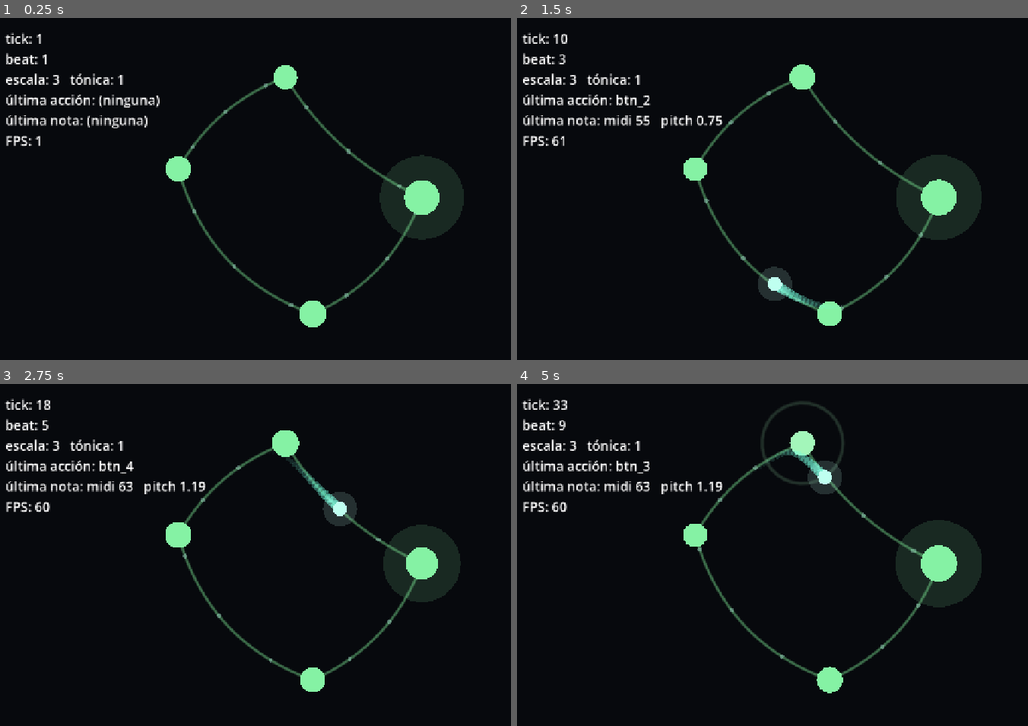
Above: before the commit, frames 1-4 (two rows, left to right).
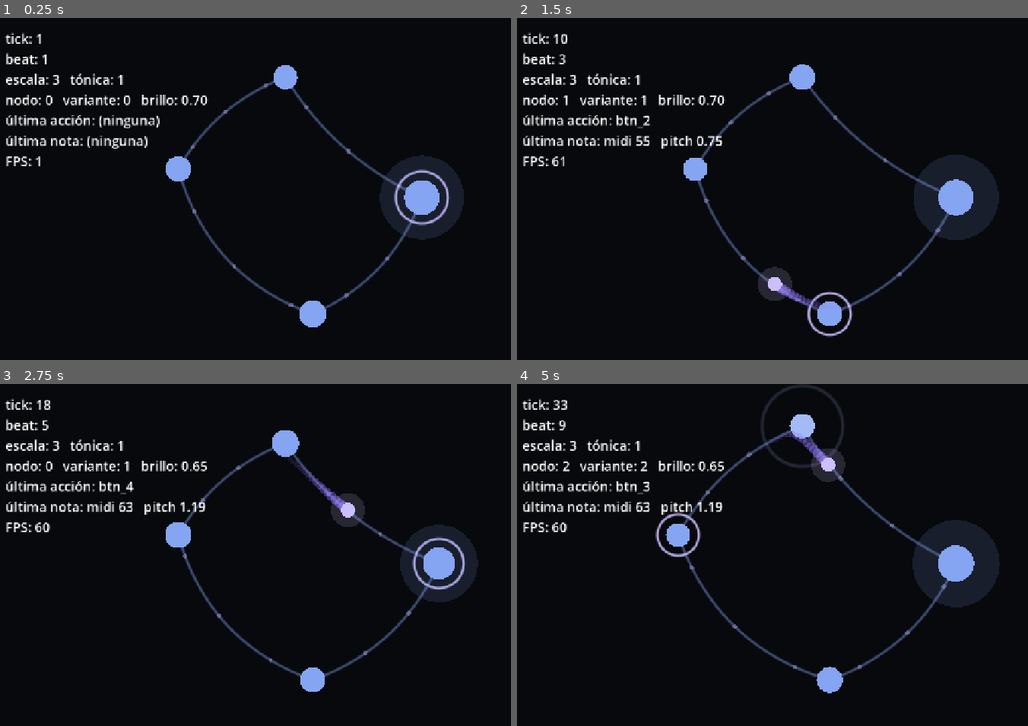
Above: after the commit, the same moments.

Repository: maximorales36-png/Arcumai-Organismo
Game: Godot game, scene res://src/view/main.tscn
The game is run twice, just before and just after one commit, with the same random seed, the same clock (stepped at 60 frames per second) and the same inputs.
Inputs:
- Up to frame 1 (0.25 s): no input
- Up to frame 2 (1.5 s): hold D (joy_right) 0.53-1.28 s; tap H (btn_1) at 0.6 s; tap J (btn_2) at 0.8, 1.35 s; hold S (joy_down) from 1.28 s (still down)
- Up to frame 3 (2.75 s): tap K (btn_3) at 1.55, 2.1 s; release S (joy_down) at 2.03 s; hold D (joy_right) from 2.03 s (still down); tap L (btn_4) at 2.3 s
- Up to frame 4 (5 s): release D (joy_right) at 2.78 s; hold W (joy_up) 2.78-3.53 s; tap L (btn_4) at 2.85 s; tap H (btn_1) at 3.05, 3.6 s; hold A (joy_left) from 3.53 s (still down); tap J (btn_2) at 3.8, 4.35 s; tap K (btn_3) at 4.55 s

The runs differ from the first frame. In frame 1, 4.3% of the frame differs, in the area x 1-89%, y 13-91%; in frame 2, 7.2%; in frame 3, 7.1%; in frame 4, 9.5%, in the area x 1-95%, y 0-91%.

Commit message:
M5: interaccion micro (router de input, seleccion por vecindad, arrastre, origen, variante, brillo, rechazo, T-16)

Diff:
--- /dev/null
+++ b/src/audio/organism_bus.gd
@@ -0,0 +1,32 @@
+# Bus de audio propio de un organismo (R-26): un pasabajos cuyo corte depende
+# del brillo. Cada organismo tendrá el suyo cuando haya varios (M6/M7); por
+# ahora la escena crea uno solo.
+# Recibe el nombre del bus al construirse; no reproduce sonido.
+
+class_name OrganismBus
+extends RefCounted
+
+var bus_index: int = -1
+
+var _filter: AudioEffectLowPassFilter
+
+
+func _init(bus_name: String) -> void:
+	AudioServer.add_bus()
+	bus_index = AudioServer.get_bus_count() - 1
+	AudioServer.set_bus_name(bus_index, bus_name)
+	_filter = AudioEffectLowPassFilter.new()
+	AudioServer.add_bus_effect(bus_index, _filter)
+	set_brightness(Config.BRIGHTNESS_DEFAULT)
+
+
+func set_brightness(brightness: float) -> void:
+	_filter.cutoff_hz = Config.cutoff_hz(brightness)
+
+
+func cutoff_hz() -> float:
+	return _filter.cutoff_hz
+
+
+func bus_name() -> String:
+	return AudioServer.get_bus_name(bus_index)
--- a/src/audio/voice_pool.gd
+++ b/src/audio/voice_pool.gd
@@ -35,6 +35,12 @@
 	return 0 if _allocator == null else _allocator.active_count()
 
 
+# Enruta todas las voces al bus del organismo (R-26: brillo por bus).
+func set_bus(bus_name: String) -> void:
+	for player in _players:
+		player.bus = bus_name
+
+
 # Al desmontar el pool se cortan las voces y se sueltan los streams: si no, un
 # sonido en curso queda vivo en el servidor de audio después de cerrar.
 func _exit_tree() -> void:
--- a/src/core/config.gd
+++ b/src/core/config.gd
@@ -44,6 +44,8 @@
 # --- Audio ---
 const VOICE_CAP := 16
 const SAMPLE_ROOT_MIDI := 60
+const FAMILY_COUNT := 3
+const VARIANT_COUNT := 3
 const FOCUS_OTHERS_DB := -9.0
 const FOCUS_OTHERS_LPF_HZ := 1200.0
 const FOCUS_FADE_S := 0.4
@@ -78,6 +80,10 @@
 	"btn_4",
 ]
 
+# Los 4 botones, separados del joystick: el router los lee por flanco y las
+# direcciones por nivel.
+const BUTTON_ACTIONS := ["btn_1", "btn_2", "btn_3", "btn_4"]
+
 
 # Radio máximo del organismo: crece con la cantidad de pulsos (R_MAX(n)).
 static func r_max(n: int) -> float:
@@ -88,3 +94,8 @@
 static func base_midi(n: int) -> int:
 	var t := float(n - 2) / 6.0
 	return int(round(lerp(60.0, 36.0, t)))
+
+
+# R-26: el brillo mueve el corte del pasabajos entre 800 Hz y 16 kHz.
+static func cutoff_hz(brightness: float) -> float:
+	return 800.0 * pow(20.0, clampf(brightness, 0.0, 1.0))
--- /dev/null
+++ b/src/core/micro_session.gd
@@ -0,0 +1,111 @@
+# Reglas de interacción Micro (R-19, R-22, R-26, R-30, R-31, R-32, R-35).
+# Mantiene la selección, el estado de los gestos, la variante de cada nodo y el
+# brillo; aplica los cambios al OrganismModel y emite señales para la vista y
+# el audio. No conoce nodos de escena ni reproduce sonido.
+# Recibe eventos del InputRouter y el delta de la escena (el delta es parte de
+# la regla de arrastre de R-22, no del tiempo musical).
+
+class_name MicroSession
+extends RefCounted
+
+signal selection_changed(node_index: int)
+signal origin_changed(node_index: int)
+signal variant_changed(node_index: int, variant: int)
+signal brightness_changed(brightness: float)
+signal rejected
+
+var selected: int = 0
+
+var _model: OrganismModel
+var _variants: Array[int] = []
+var _brightness := Config.BRIGHTNESS_DEFAULT
+var _dragging := false
+var _moved_during_press := false
+var _adjusting_brightness := false
+
+
+func _init(model: OrganismModel) -> void:
+	_model = model
+	_variants.resize(model.n)
+	_variants.fill(0)
+
+
+func variant_of(node_index: int) -> int:
+	return _variants[posmod(node_index, _model.n)]
+
+
+func brightness() -> float:
+	return _brightness
+
+
+func is_dragging() -> bool:
+	return _dragging
+
+
+# R-30: un empuje mueve la selección al nodo vecino en esa dirección. Con B1 o
+# B3 apretados el joystick tiene otro verbo, así que no navega.
+func nav_step(direction: Vector2) -> void:
+	if _dragging or _adjusting_brightness:
+		return
+	var next := Selection.pick(_model.nodes[selected], direction, _model.nodes)
+	if next < 0:
+		rejected.emit()
+		return
+	selected = next
+	selection_changed.emit(selected)
+
+
+func b1_pressed() -> void:
+	_dragging = true
+	_moved_during_press = false
+
+
+# R-32: se decide al soltar. Si el joystick se movió en algún momento de la
+# pulsación fue arrastre; si no, el nodo seleccionado pasa a ser el origen.
+func b1_released() -> void:
+	if not _dragging:
+		return
+	_dragging = false
+	if _moved_during_press:
+		return
+	_model.set_origin(selected)
+	origin_changed.emit(selected)
+
+
+func b2_pressed() -> void:
+	_variants[selected] = (_variants[selected] + 1) % Config.VARIANT_COUNT
+	variant_changed.emit(selected, _variants[selected])
+
+
+func b3_pressed() -> void:
+	_adjusting_brightness = true
+
+
+func b3_released() -> void:
+	_adjusting_brightness = false
+
+
+# B4 vuelve a Macro, que todavía no existe: por ahora es rechazo (R-31).
+func b4_pressed() -> void:
+	rejected.emit()
+
+
+# Una vez por frame: aplica arrastre (R-22) o brillo (R-35) según el gesto.
+func update(direction: Vector2, delta: float) -> void:
+	if _dragging:
+		if direction != Vector2.ZERO:
+			# Cuenta como movimiento aunque la geometría impida mover el nodo:
+			# R-32 habla del joystick, no de la posición resultante.
+			_moved_during_press = true
+			_model.move_node(selected, direction, delta)
+	elif _adjusting_brightness and direction.y != 0.0:
+		# Arriba es -y en pantalla, y arriba tiene que aclarar.
+		_set_brightness(_brightness - direction.y * Config.BRIGHTNESS_SPEED * delta)
+
+
+func _set_brightness(value: float) -> void:
+	var clamped := clampf(value, 0.0, 1.0)
+	if is_equal_approx(clamped, _brightness):
+		return
+	_brightness = clamped
+	brightness_changed.emit(_brightness)
--- /dev/null
+++ b/src/input/input_router.gd
@@ -0,0 +1,72 @@
+# Router de input (R-30): traduce las 8 acciones a eventos semánticos.
+# Emite un paso de navegación al empujar el joystick y lo repite mientras se
+# mantiene (primero a NAV_REPEAT_FIRST_MS, después cada NAV_REPEAT_MS).
+# También informa los flancos de los botones y la dirección actual, que usan
+# el arrastre y el brillo. No conoce reglas: la sesión decide qué hacer.
+
+class_name InputRouter
+extends RefCounted
+
+signal nav_step(direction: Vector2)
+signal stick_changed(direction: Vector2)
+signal button_pressed(action: String)
+signal button_released(action: String)
+
+const REPEAT_FIRST_S := Config.NAV_REPEAT_FIRST_MS / 1000.0
+const REPEAT_S := Config.NAV_REPEAT_MS / 1000.0
+
+var _direction := Vector2.ZERO
+var _held_s := 0.0
+var _next_repeat_s := REPEAT_FIRST_S
+var _pressed: Dictionary = {}
+
+
+func update(delta: float) -> void:
+	# Los botones primero: si B1 y el joystick llegan en el mismo frame, el
+	# gesto ya está activo y el empuje se interpreta como arrastre, no como
+	# navegación (R-32).
+	_update_buttons()
+	_update_stick(delta)
+
+
+func _update_stick(delta: float) -> void:
+	var direction := read_direction()
+	if direction != _direction:
+		_direction = direction
+		stick_changed.emit(direction)
+		_held_s = 0.0
+		_next_repeat_s = REPEAT_FIRST_S
+		if direction != Vector2.ZERO:
+			nav_step.emit(direction)
+		return
+
+	if direction == Vector2.ZERO:
+		return
+
+	_held_s += delta
+	while _held_s >= _next_repeat_s:
+		nav_step.emit(direction)
+		_next_repeat_s += REPEAT_S
+
+
+func _update_buttons() -> void:
+	for action in Config.BUTTON_ACTIONS:
+		var is_down := Input.is_action_pressed(action)
+		var was_down: bool = _pressed.get(action, false)
+		if is_down == was_down:
+			continue
+		_pressed[action] = is_down
+		if is_down:
+			button_pressed.emit(action)
+		else:
+			button_released.emit(action)
+
+
+# Vector de 8 direcciones: con joystick digital alcanza con el signo de cada
+# eje, y se normaliza para que la diagonal no arrastre más rápido (R-22).
+static func read_direction() -> Vector2:
+	var x := Input.get_action_strength("joy_right") - Input.get_action_strength("joy_left")
+	var y := Input.get_action_strength("joy_down") - Input.get_action_strength("joy_up")
+	if is_zero_approx(x) and is_zero_approx(y):
+		return Vector2.ZERO
+	return Vector2(signf(x), signf(y)).normalized()
--- /dev/null
+++ b/src/input/selection.gd
@@ -0,0 +1,42 @@
+# Selección por vecindad (R-30): elige el candidato más alineado con el empuje
+# del joystick, con un máximo de 60° y desempate por cercanía a la referencia.
+# Es una función pura, sin estado: la usan tanto los nodos (Micro) como los
+# organismos (Macro). Devuelve el índice del candidato o -1 si no hay ninguno.
+# No conoce escenas, audio ni el modelo: recibe posiciones y una dirección.
+
+class_name Selection
+extends RefCounted
+
+const MAX_ANGLE_DEGREES := 60.0
+const EPSILON := 1e-4
+
+
+static func pick(reference: Vector2, direction: Vector2, candidates: Array[Vector2]) -> int:
+	if direction.length_squared() <= 0.0:
+		return -1
+
+	var best := -1
+	var best_angle := MAX_ANGLE_DEGREES + EPSILON
+	var best_distance := INF
+
+	for i in candidates.size():
+		var offset := candidates[i] - reference
+		var distance := offset.length()
+		# El candidato en la misma posición es la referencia, no un vecino.
+		if distance <= EPSILON:
+			continue
+
+		var angle := rad_to_deg(absf(direction.angle_to(offset)))
+		if angle > MAX_ANGLE_DEGREES + EPSILON:
+			continue
+
+		# Gana el ángulo menor; si empatan, el más cercano a la referencia.
+		if angle < best_angle - EPSILON:
+			best = i
+			best_angle = angle
+			best_distance = distance
+		elif absf(angle - best_angle) <= EPSILON and distance < best_distance:
+			best = i
+			best_distance = distance
+
+	return best
--- a/src/view/main.gd
+++ b/src/view/main.gd
@@ -1,20 +1,25 @@
-# Escena de depuración de M4: un organismo que suena y muestra su pulso.
-# Crea el OrganismModel con semilla fija, sortea escala y tónica (R-24), lo
-# dibuja con OrganismView y toca el placeholder de la familia 1 en cada disparo.
-# La vista recibe la fase continua del reloj (R-21); el delta solo anima.
+# Escena de depuración de M5: un organismo jugable en vista Micro.
+# Crea el modelo, el router de input, la sesión y el bus del organismo; traduce
+# los gestos a reglas (selección, arrastre, origen, variante, brillo, rechazo)
+# y los refleja en la vista y el audio. Las reglas viven en MicroSession.
 
 extends Control
 
 const ORGANISM_ID := 1
 const DEV_SEED := 20260101
-const PLACEHOLDER_SAMPLE := "res://audio/placeholder/family_1_0.wav"
+const FAMILY := 1
+const SAMPLE_PATH := "res://audio/placeholder/family_%d_%d.wav"
 # El metrónomo queda bajo para no tapar las notas del organismo.
 const NODE_SAMPLE_DB := -6.0
 const METRONOME_DB := -18.0
+const REJECT_DB := -18.0
+const REJECT_FREQ_HZ := 110.0
+const REJECT_SEC := 0.09
 
 @onready var _tick_label: Label = $Overlay/TickLabel
 @onready var _beat_label: Label = $Overlay/BeatLabel
 @onready var _scale_label: Label = $Overlay/ScaleLabel
+@onready var _session_label: Label = $Overlay/SessionLabel
 @onready var _action_label: Label = $Overlay/ActionLabel
 @onready var _note_label: Label = $Overlay/NoteLabel
 @onready var _fps_label: Label = $Overlay/FpsLabel
@@ -23,10 +28,15 @@
 @onready var _voices: VoicePool = $VoicePool
 
 var _clock := Clock.new()
+var _router := InputRouter.new()
 var _model: OrganismModel
-var _sample: AudioStream
+var _session: MicroSession
+var _bus: OrganismBus
+var _samples: Array[AudioStream] = []
+var _reject_stream: AudioStream
 var _scale: Array = []
 var _tonic: int = 0
+var _stick := Vector2.ZERO
 
 
 func _ready() -> void:
@@ -34,6 +44,7 @@
 	_note_label.text = "última nota: (ninguna)"
 	_metronome.stream = ClickStream.make()
 	_metronome.volume_db = METRONOME_DB
+	_reject_stream = ClickStream.make(REJECT_FREQ_HZ, REJECT_SEC)
 	_clock.tick_emitted.connect(_on_tick_emitted)
 
 	# La escala y la tónica se sortean una vez por sesión y no cambian (R-24).
@@ -44,19 +55,41 @@
 	_tonic = rng.randi_range(0, 11)
 	_scale_label.text = "escala: %d   tónica: %d" % [scale_index + 1, _tonic]
 
-	_sample = load(PLACEHOLDER_SAMPLE)
+	for variant in Config.VARIANT_COUNT:
+		_samples.append(load(SAMPLE_PATH % [FAMILY, variant]))
+
 	_model = OrganismModel.new(ORGANISM_ID, Config.N_DEFAULT, _clock.tick, rng)
 	_model.node_fired.connect(_on_node_fired)
-	_view.setup(_model, 0)
+	_session = MicroSession.new(_model)
+	_session.selection_changed.connect(_on_selection_changed)
+	_session.origin_changed.connect(_on_origin_changed)
+	_session.variant_changed.connect(_on_variant_changed)
+	_session.brightness_changed.connect(_on_brightness_changed)
+	_session.rejected.connect(_on_rejected)
+
+	# R-26: el organismo suena a través de su propio bus con pasabajos.
+	_bus = OrganismBus.new("organism_%d" % ORGANISM_ID)
+	_voices.set_bus(_bus.bus_name())
+
+	_router.nav_step.connect(_session.nav_step)
+	_router.stick_changed.connect(_on_stick_changed)
+	_router.button_pressed.connect(_on_button_pressed)
+	_router.button_released.connect(_on_button_released)
+
+	_view.setup(_model, FAMILY)
+	_view.set_selection(_session.selected)
+	_update_session_label()
 
 	_center_view()
 	get_viewport().size_changed.connect(_center_view)
 
 
 # El reloj se alimenta con el delta real: es el único lugar donde el delta
-# decide tiempo musical (R-02). La vista lo usa solo para animar.
+# decide tiempo musical (R-02). La sesión lo usa solo para arrastre y brillo.
 func _process(delta: float) -> void:
 	_clock.advance(delta)
+	_router.update(delta)
+	_session.update(_stick, delta)
 	_fps_label.text = "FPS: %d" % Engine.get_frames_per_second()
 	_view.update_visuals(_current_phase_f(), delta)
 
@@ -82,9 +115,74 @@
 # el nodo, la nota nueva sale sola (R-23) sin recalcular nada por tick.
 func _on_node_fired(_organism_id: int, node_index: int, _tick: int, _is_echo: bool) -> void:
 	_view.flash(node_index)
+	_play_node(node_index)
+
+
+# Cada nodo suena con su variante (R-25); el preview de B2 usa este mismo
+# camino para que el cambio se escuche en menos de un segundo.
+func _play_node(node_index: int) -> void:
 	var midi := PitchMapping.midi_for_node(_model.nodes[node_index].y, _model.n, _scale, _tonic)
-	_voices.play(_sample, PitchMapping.pitch_scale_for_midi(midi), NODE_SAMPLE_DB)
-	_note_label.text = "última nota: midi %d   pitch %.2f" % [midi, PitchMapping.pitch_scale_for_midi(midi)]
+	var pitch := PitchMapping.pitch_scale_for_midi(midi)
+	_voices.play(_samples[_session.variant_of(node_index)], pitch, NODE_SAMPLE_DB)
+	_note_label.text = "última nota: midi %d   pitch %.2f" % [midi, pitch]
+
+
+func _on_stick_changed(direction: Vector2) -> void:
+	_stick = direction
+
+
+func _on_button_pressed(action: String) -> void:
+	match action:
+		"btn_1":
+			_session.b1_pressed()
+		"btn_2":
+			_session.b2_pressed()
+		"btn_3":
+			_session.b3_pressed()
+		"btn_4":
+			# B4 vuelve a Macro, que todavía no existe: la sesión da rechazo.
+			_session.b4_pressed()
+
+
+func _on_button_released(action: String) -> void:
+	match action:
+		"btn_1":
+			_session.b1_released()
+		"btn_3":
+			_session.b3_released()
+
+
+func _on_selection_changed(node_index: int) -> void:
+	_view.set_selection(node_index)
+	_update_session_label()
+
+
+func _on_origin_changed(_node_index: int) -> void:
+	_update_session_label()
+
+
+func _on_variant_changed(node_index: int, _variant: int) -> void:
+	_update_session_label()
+	_play_node(node_index)
+
+
+func _on_brightness_changed(brightness: float) -> void:
+	_bus.set_brightness(brightness)
+	_update_session_label()
+
+
+# R-31: sonido corto, grave y bajo más temblor sobre el nodo seleccionado.
+func _on_rejected() -> void:
+	_voices.play(_reject_stream, 1.0, REJECT_DB)
+	_view.shake(_session.selected)
+
+
+func _update_session_label() -> void:
+	_session_label.text = "nodo: %d   variante: %d   brillo: %.2f" % [
+		_session.selected,
+		_session.variant_of(_session.selected),
+		_session.brightness(),
+	]
 
 
 # El organismo se dibuja en coordenadas locales; el nodo 0 va al centro de la
--- a/src/view/main.tscn
+++ b/src/view/main.tscn
@@ -30,7 +30,7 @@
 offset_left = 24.0
 offset_top = 24.0
 offset_right = 824.0
-offset_bottom = 260.0
+offset_bottom = 330.0
 
 [node name="TickLabel" type="Label" parent="Overlay"]
 layout_mode = 2
@@ -46,6 +46,11 @@
 layout_mode = 2
 theme_override_font_sizes/font_size = 28
 text = "escala: 0   tónica: 0"
+
+[node name="SessionLabel" type="Label" parent="Overlay"]
+layout_mode = 2
+theme_override_font_sizes/font_size = 28
+text = "nodo: 0   variante: 0   brillo: 0.70"
 
 [node name="ActionLabel" type="Label" parent="Overlay"]
 layout_mode = 2
--- a/src/view/organism_view.gd
+++ b/src/view/organism_view.gd
@@ -41,6 +41,15 @@
 const FLOW_DOTS := 3
 const FLOW_DOT_RADIUS := 1.6
 const FLOW_ALPHA := 0.35
+
+# Anillo de selección: el nodo que el joystick está apuntando.
+const SELECTION_GAP := 6.0
+const SELECTION_WIDTH := 1.5
+
+# Temblor de rechazo (R-31): 150 ms sobre el nodo seleccionado.
+const SHAKE_TIME := 0.15
+const SHAKE_HZ := 12.0
+const SHAKE_AMPLITUDE := 4.0
 
 var _model: OrganismModel
 var _base_hue := 0.38
@@ -50,6 +59,9 @@
 var _has_head := false
 var _trail: Array[Vector2] = []
 var _flash: Array[float] = []
+var _selected := 0
+var _shake_node := -1
+var _shake_left := 0.0
 
 
 func setup(model: OrganismModel, family: int = 0) -> void:
@@ -61,6 +73,12 @@
 	_flash.fill(0.0)
 	_trail.clear()
 	_has_head = false
+	_selected = 0
+	queue_redraw()
+
+
+func set_selection(node_index: int) -> void:
+	_selected = node_index
 	queue_redraw()
 
 
@@ -72,6 +90,13 @@
 		_flash[index] = 1.0
 
 
+func shake(node_index: int) -> void:
+	if _model == null:
+		return
+	_shake_node = posmod(node_index, _model.n)
+	_shake_left = SHAKE_TIME
+
+
 # Avanza la animación visual. `phi_f` es la fase continua que calcula la escena
 # (R-21); `delta` solo mueve el suavizado, el brillo y las motas.
 func update_visuals(phi_f: float, delta: float) -> void:
@@ -79,6 +104,7 @@
 		return
 	_time += delta
 	_phase = phi_f
+	_shake_left = maxf(0.0, _shake_left - delta)
 	_update_head(phi_f, delta)
 	for i in _flash.size():
 		_flash[i] = maxf(0.0, _flash[i] - delta * FLASH_DECAY)
@@ -138,7 +164,7 @@
 
 func _draw_nodes() -> void:
 	for i in _model.n:
-		var node := _model.nodes[i]
+		var node := _model.nodes[i] + _shake_offset(i)
 		var breath := 1.0 + BREATH_DEPTH * sin(_time * BREATH_SPEED + float(i) * BREATH_PHASE_STEP)
 		var swell := 1.0 + ANTICIPATION_DEPTH * _anticipation(i)
 		var is_origin := i == _model.origin
@@ -146,6 +172,9 @@
 		var radius := base_radius * breath * swell
 		var color := _node_color().lerp(Color.WHITE, _flash[i])
 
+		if i == _selected:
+			# El anillo dice qué nodo va a recibir el próximo gesto.
+			draw_arc(node, radius + SELECTION_GAP, 0.0, TAU, 40, Color(_pulse_color(), 0.85), SELECTION_WIDTH, true)
 		if is_origin:
 			draw_circle(node, radius * ORIGIN_HALO, Color(color, 0.14))
 		if _flash[i] > 0.0:
@@ -170,6 +199,14 @@
 	draw_circle(_head, HEAD_RADIUS, color)
 
 
+# Temblor de rechazo (R-31): oscilación horizontal corta que se apaga.
+func _shake_offset(node_index: int) -> Vector2:
+	if node_index != _shake_node or _shake_left <= 0.0:
+		return Vector2.ZERO
+	var strength := _shake_left / SHAKE_TIME
+	return Vector2(sin(_time * TAU * SHAKE_HZ) * SHAKE_AMPLITUDE * strength, 0.0)
+
+
 # Cuánto falta (en ticks) para que el pulso llegue a este nodo, como hinchazón
 # de 0 a 1 durante el último tick. Se usa fposmod para que la anticipación
 # también funcione al final del ciclo, cuando el arranque ya pasó.
--- /dev/null
+++ b/tests/test_selection.gd
@@ -0,0 +1,106 @@
+# Test de selección por vecindad (R-30): T-16.
+# Comprueba el límite de 60°, el desempate por cercanía y los casos de 0, 1 y
+# varios candidatos. Usa posiciones sintéticas para que los ángulos sean exactos.
+# Contrato: `extends RefCounted` con `run() -> Array[Dictionary]`.
+
+extends RefCounted
+
+
+func run() -> Array[Dictionary]:
+	return [_t16()]
+
+
+func _t16() -> Dictionary:
+	var problem := _empty_cases()
+	if problem != "":
+		return _fail(problem)
+	problem = _angle_limit()
+	if problem != "":
+		return _fail(problem)
+	problem = _best_angle()
+	if problem != "":
+		return _fail(problem)
+	problem = _tie_by_distance()
+	if problem != "":
+		return _fail(problem)
+	return _ok("T-16", "0, 1 y varios candidatos; límite de 60° y desempate por cercanía")
+
+
+# Sin candidatos o sin empuje no hay selección.
+func _empty_cases() -> String:
+	var reference := Vector2.ZERO
+	var empty: Array[Vector2] = []
+	if Selection.pick(reference, Vector2.RIGHT, empty) != -1:
+		return "sin candidatos devolvió una selección"
+	if Selection.pick(reference, Vector2.ZERO, _ring(1)) != -1:
+		return "sin empuje devolvió una selección"
+
+	# El único candidato está en la misma posición que la referencia.
+	var same: Array[Vector2] = [reference]
+	if Selection.pick(reference, Vector2.RIGHT, same) != -1:
+		return "un candidato en la referencia se tomó como vecino"
+	return ""
+
+
+# Un candidato a 60° entra; a 61° queda fuera.
+func _angle_limit() -> String:
+	var reference := Vector2.ZERO
+	if Selection.pick(reference, Vector2.RIGHT, _at(60.0, 100.0)) != 0:
+		return "un candidato a 60° fue rechazado"
+	if Selection.pick(reference, Vector2.RIGHT, _at(61.0, 100.0)) != -1:
+		return "un candidato a 61° fue aceptado"
+	if Selection.pick(reference, Vector2.RIGHT, _at(-60.0, 100.0)) != 0:
+		return "un candidato a -60° fue rechazado"
+	return ""
+
+
+# Gana el ángulo menor, aunque esté más lejos que otro candidato.
+func _best_angle() -> String:
+	var reference := Vector2.ZERO
+	var candidates: Array[Vector2] = []
+	candidates.append(_point(30.0, 100.0))
+	candidates.append(_point(10.0, 500.0))
+	candidates.append(_point(-45.0, 50.0))
+	if Selection.pick(reference, Vector2.RIGHT, candidates) != 1:
+		return "no eligió el candidato de menor ángulo"
+	return ""
+
+
+# Con el mismo ángulo, gana el más cercano a la referencia.
+func _tie_by_distance() -> String:
+	var reference := Vector2.ZERO
+	var candidates: Array[Vector2] = []
+	candidates.append(_point(20.0, 400.0))
+	candidates.append(_point(-20.0, 100.0))
+	candidates.append(_point(20.0, 250.0))
+	if Selection.pick(reference, Vector2.RIGHT, candidates) != 1:
+		return "en empate no eligió el candidato más cercano"
+
+	# La diagonal es una dirección válida del joystick de 8 vías.
+	var diagonal := Vector2.ONE.normalized()
+	var along: Array[Vector2] = [_point(45.0, 80.0)]
+	if Selection.pick(reference, diagonal, along) != 0:
+		return "la dirección diagonal no eligió el candidato alineado"
+	return ""
+
+
+func _ring(distance: float) -> Array[Vector2]:
+	var candidates: Array[Vector2] = [_point(0.0, distance)]
+	return candidates
+
+
+func _at(degrees: float, distance: float) -> Array[Vector2]:
+	var candidates: Array[Vector2] = [_point(degrees, distance)]
+	return candidates
+
+
+func _point(degrees: float, distance: float) -> Vector2:
+	return Vector2.from_angle(deg_to_rad(degrees)) * distance
+
+
+func _ok(test_id: String, detail: String) -> Dictionary:
+	return {"id": test_id, "ok": true, "detail": detail}
+
+
+func _fail(detail: String) -> Dictionary:
+	return {"id": "T-16", "ok": false, "detail": detail}
Not shown, added: src/audio/organism_bus.gd.uid
Not shown, added: src/core/micro_session.gd.uid
Not shown, added: src/input/input_router.gd.uid
Not shown, added: src/input/selection.gd.uid
Not shown, added: tests/test_selection.gd.uid
Not shown, changed: DISENO.md
